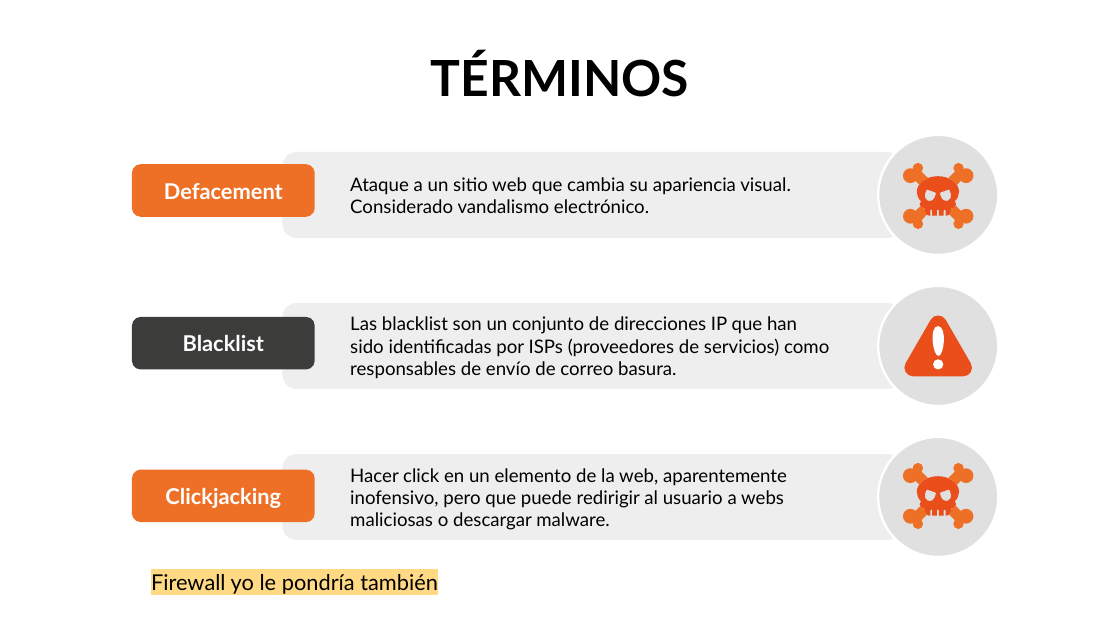
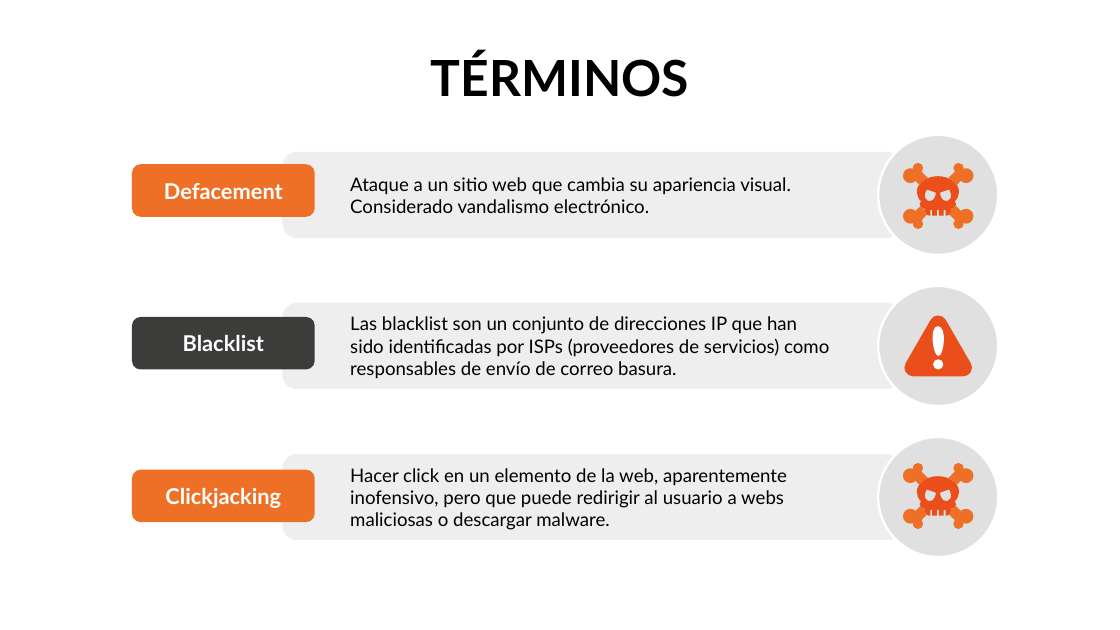
Before and after one commit to Pristzilla/Grupo2-Taller2021, a slide deck: slide 6 of Sucuri/Presentación.pptx. Drawn at 1120x630 pixels with LibreOffice and Linux fonts; fonts in the diff are those of the drawing. Boxes give left, top, right and bottom in pixels: in the first picture for what was removed or moved away, otherwise in the second. Text is boxed around its words. In the diff, an @@ line names an element or a change of style, - is before the commit and + after.

```diff
--- a/Sucuri/Presentación.pptx
+++ b/Sucuri/Presentación.pptx
@@ text removed at [151, 574, 438, 594] @@
-Firewall yo le pondría también
```
Also in this commit, not shown: 3 other slides changed, 1 other file.
